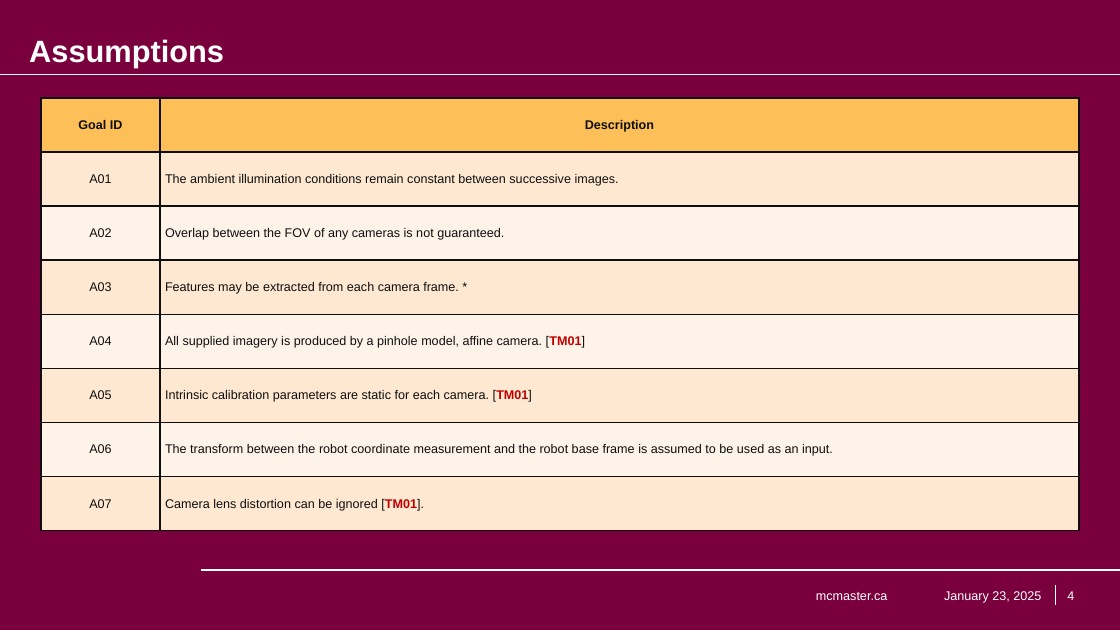
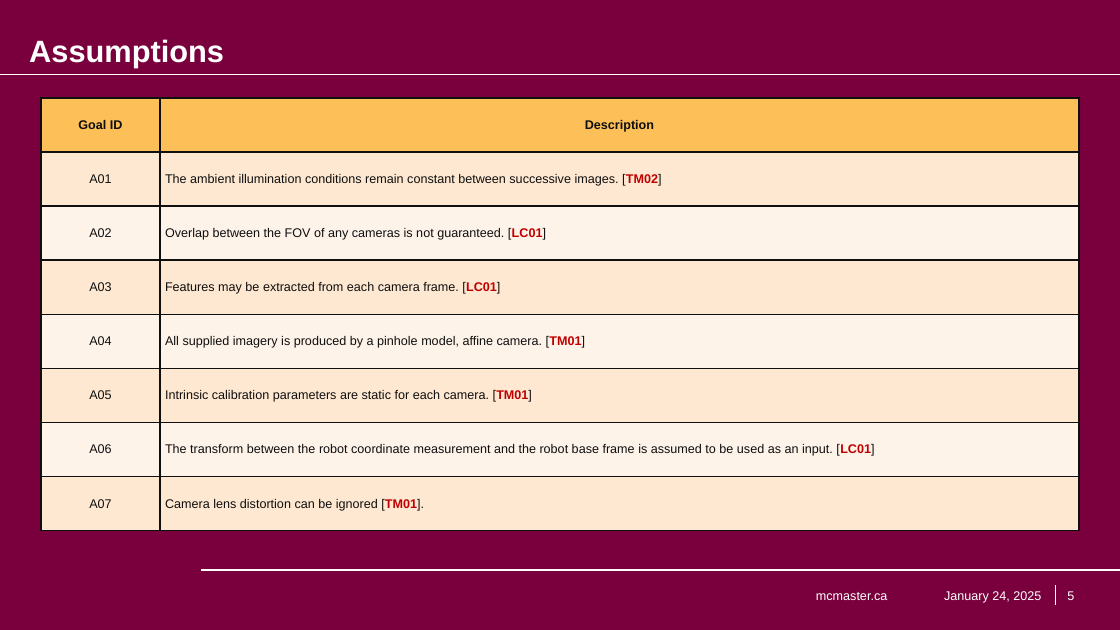
Before and after one commit to KiranSingh15/CAS-741-Image-Correspondences, a slide deck: slide 5 of docs/Presentations/SRS_Presentation/Kiran Singh - SRS Presentation - Image Feature Correspondences.pptx (slide 4 before the commit). Drawn at 1120x630 pixels with LibreOffice and Linux fonts; fonts in the diff are those of the drawing; background and template pictures are left out. Boxes give left, top, right and bottom in pixels: in the first picture for what was removed or moved away, otherwise in the second. Text is boxed around its words. In the diff, an @@ line names an element or a change of style, - is before the commit and + after.

```diff
--- a/docs/Presentations/SRS_Presentation/Kiran Singh - SRS Presentation - Image Feature Correspondences.pptx
+++ b/docs/Presentations/SRS_Presentation/Kiran Singh - SRS Presentation - Image Feature Correspondences.pptx
@@ table at box(41, 98, 1079, 532) @@
-row 2, column 2: The ambient illumination conditions remain constant between successive images.
+row 2, column 2: The ambient illumination conditions remain constant between successive images. [TM02]
-row 3, column 2: Overlap between the FOV of any cameras is not guaranteed.
+row 3, column 2: Overlap between the FOV of any cameras is not guaranteed. [LC01]
-row 4, column 2: Features may be extracted from each camera frame. *
+row 4, column 2: Features may be extracted from each camera frame. [LC01]
-row 7, column 2: The transform between the robot coordinate measurement and the robot base frame is assumed to be used as an input.
+row 7, column 2: The transform between the robot coordinate measurement and the robot base frame is assumed to be used as an input. [LC01]
@@ text at box(944, 591, 1041, 603): text changed @@
-January 23, 2025
+January 24, 2025
@@ page number at box(1067, 591, 1074, 600): text changed @@
-4
+5
```
Also in this commit, not shown: 11 other slides changed, 1 slide added.
